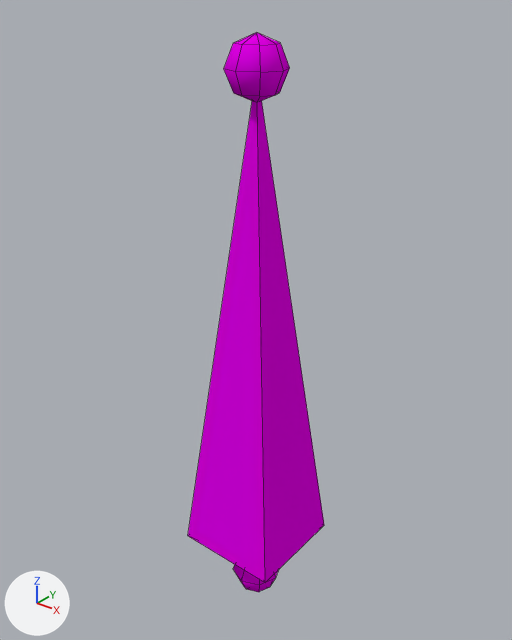
A saved change to the Blender file assets_editor/bone.blend.
Before and after are seen from a camera (50 mm lens) standing at (0.702, -0.88, 1.125) and looking at (-0.021, 0.024, 0.565). Lighting does not change. The marker at lower left points along +X, +Y and +Z. Mesh edges are drawn as thin lines.
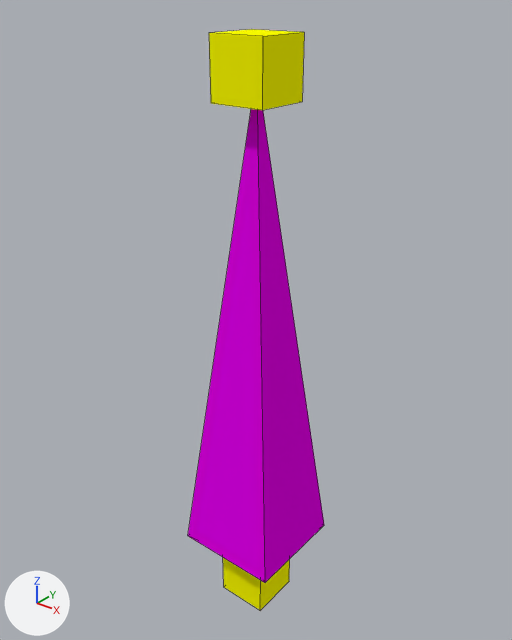
Location of each change, (x1, y1, x2, y2) in pixels of the pictures (512 x 640 px; the box of a moved part takes in the faces that stretch with it):
'Cube', reshaped, turned: before (188, 33, 324, 592); after (188, 29, 324, 610)
part 1 of me_cube_002, added (yellow): after (209, 29, 304, 110)
part 2 of me_cube_002, added (yellow): after (223, 558, 290, 610)
part 3 of me_cube_002, deleted (pink): before (224, 33, 290, 102)
part 4 of me_cube_002, deleted: before (233, 565, 278, 592)
part 5 of me_cube_002, moved or reshaped: before (219, 101, 293, 583); after (219, 109, 293, 583)

Patch to the scene script:
```diff
--- a/assets_editor/bone.blend.py
+++ b/assets_editor/bone.blend.py
@@ mat_material @@
+mat_material = diffuse_material('Material')
+mat_material.base_color = (1.0, 1.0, 0.0)  # yellow #ffff00
@@ me_cube_002 @@
 # used by ob_cube; location = (0.0, 0.0, 0.0)
 # verts and faces of me_cube_002; kept vertices keep their numbers, new ones are numbered from 58
 # before: 0 (0.0, 0.0, 0.0), 1 (-0.1, -0.1, 0.1) at pixel (187, 535), 2 (-0.1, 0.1, 0.1), 3 (0.1, 0.1, 0.1) at pixel (324, 525), 4 (0.1, -0.1, 0.1) at pixel (265, 582)
 # before: 5 (0.0, 0.0, 1.0)
-me_cube_002.from_pydata(...)  # 58 vertices, 72 faces; spans x -0.1..0.1, y -0.1..0.1, z -0.05..1.05
+me_cube_002.from_pydata(...)  # 22 vertices, 20 faces; spans x -1.05..0.05, y -0.1..0.1, z -0.1..0.1
+# me_cube_002 part 1: a new loose piece, a box spanning x -1.05..-0.95, y -0.05..0.05, z -0.05..0.05, in mat_material (yellow #ffff00)
+# me_cube_002 part 2: a new loose piece, a box spanning x -0.05..0.05, y -0.05..0.05, z -0.05..0.05, in mat_material (yellow #ffff00)
+# me_cube_002 part 3: the loose piece of 26 vertices spanning x -0.05..0.05, y -0.05..0.05, z 0.95..1.05 is deleted
+# me_cube_002 part 4: the loose piece of 26 vertices spanning x -0.05..0.05, y -0.05..0.05, z -0.05..0.05 is deleted
+# me_cube_002 part 5
+delete_vertices([3, 4, 5])  # with the faces that use them
+delete_faces([(0, 1, 2)])
+verts[58] = (-0.1, -0.1, -0.1)  # pixel (187, 535)
+verts[59] = (-0.1, 0.1, -0.1)
+verts[60] = (-1.0, 0.0, 0.0)
+faces += [(0, 58, 59), (0, 1, 58), (58, 60, 59), (0, 2, 1), (0, 59, 2), (1, 60, 58)]  # mat_material_001 (pink #e300e7)
+faces += [(1, 2, 60), (2, 59, 60)]  # mat_material_001 (pink #e300e7)
+# me_cube_002 part 6: the surface is now shaded flat
 me_cube_002.materials.append(mat_material_001)
+me_cube_002.materials.append(mat_material)  # yellow #ffff00
@@ ob_cube @@
 ob_cube.location = (0.0, 0.0, 0.0)
+ob_cube.rotation_euler = (0.0, 1.571, 0.0)  # degrees (0, 90, 0)
```
